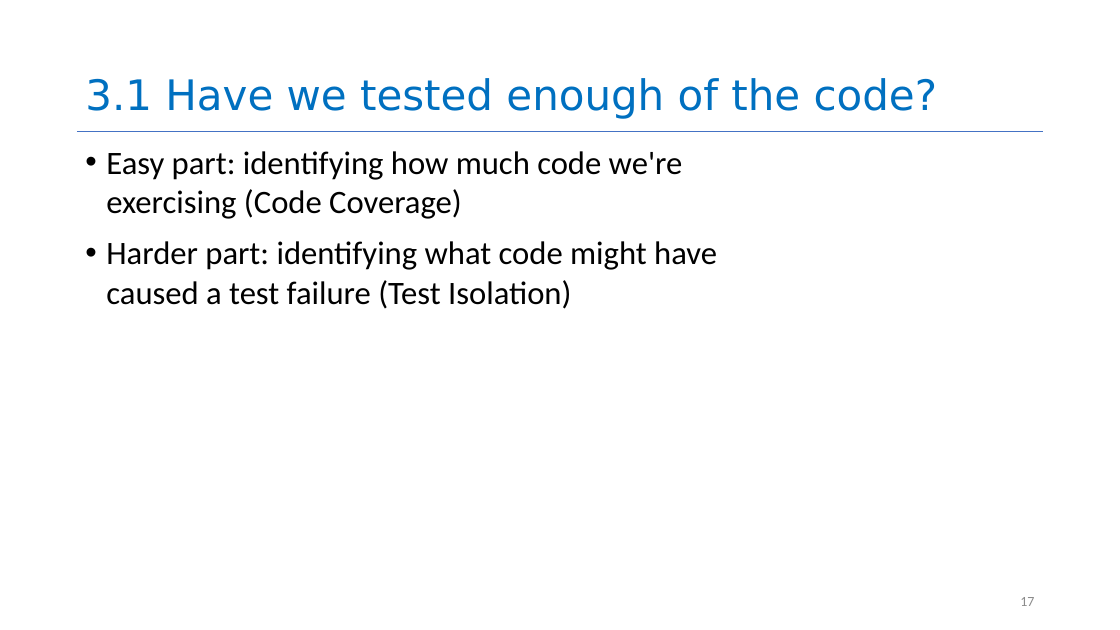
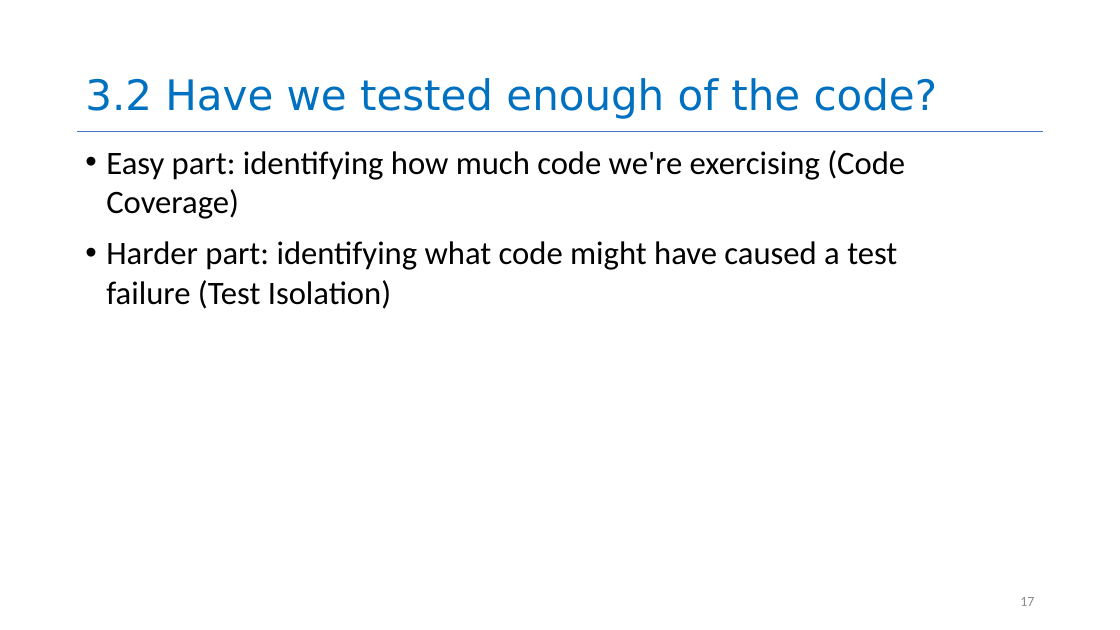
Before and after one commit to neu-se/CS4530-Fall-2026, a slide deck: slide 17 of Slides/Module 03 Unit Testing.pptx. Drawn at 1120x630 pixels with LibreOffice and Linux fonts; fonts in the diff are those of the drawing. Boxes give left, top, right and bottom in pixels: in the first picture for what was removed or moved away, otherwise in the second. Text is boxed around its words. In the diff, an @@ line names an element or a change of style, - is before the commit and + after.

```diff
--- a/Slides/Module 03 Unit Testing.pptx
+++ b/Slides/Module 03 Unit Testing.pptx
@@ title at box(85, 78, 937, 119): text changed @@
-3.1 Have we tested enough of the code?
+3.2 Have we tested enough of the code?
@@ text "Easy part: identifying how much ..." rewrapped from box(106, 151, 717, 309) to box(106, 150, 905, 309) @@
```
Also in this commit, not shown: 7 other slides changed, 1 other file.
